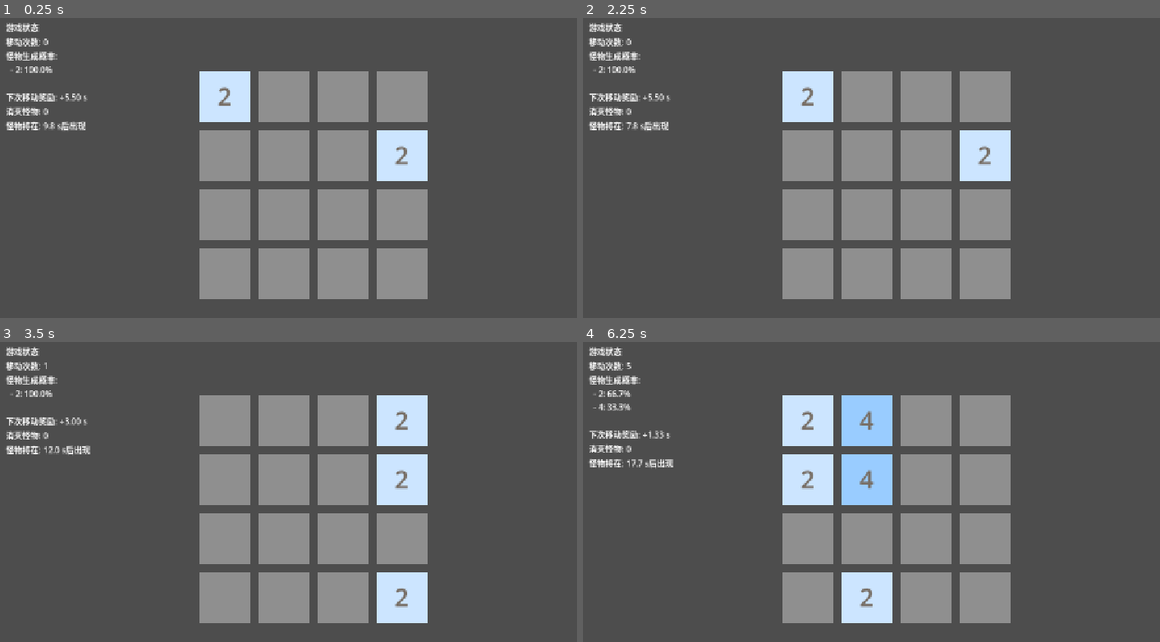
Above: before the commit, frames 1-4 (two rows, left to right).
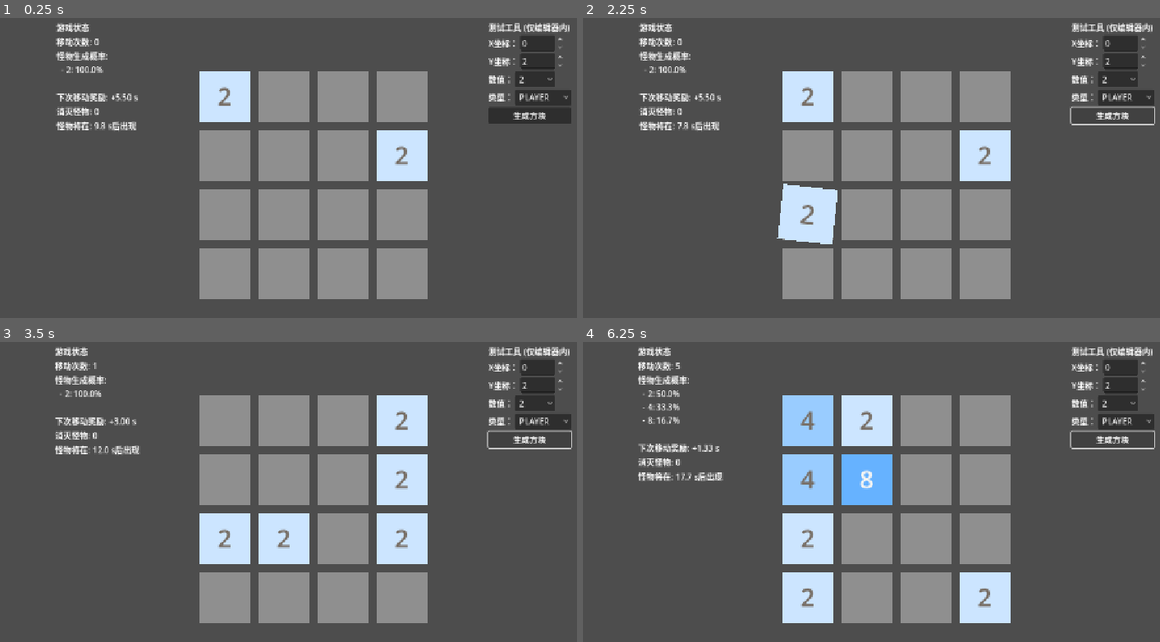
Above: after the commit, the same moments.

Repository: C76GN/2048-all-in-one
Game: Godot game, scene res://scenes/main.tscn
The game is run twice, just before and just after one commit, with the same random seed, the same clock (stepped at 60 frames per second) and the same inputs.
Inputs (mouse positions are in pixels of both pictures, inside the frame that each line leads up to):
- Up to frame 1 (0.25 s): no input
- Up to frame 2 (2.25 s): click (1119, 78) at 0.5 s, where only the run after the commit has a clickable "2"; click (1125, 96) at 1.25 s, where only the run after the commit has a clickable "PLAYER"; click (1113, 117) at 2 s, where only the run after the commit has a clickable "生成方块"
- Up to frame 3 (3.5 s): tap Enter at 2.75 s; hold D (move_right) from 2.78 s (still down)
- Up to frame 4 (6.25 s): tap Space at 3.5, 5 s; release D (move_right) at 3.53 s; hold S (move_down) 3.53-4.28 s; tap Enter at 4.25, 5.75 s; hold D (move_right) 4.28-5.03 s; hold W (move_up) 5.03-5.78 s; hold A (move_left) from 5.78 s (still down)

The runs differ from the first frame. In frame 1, 5.1% of the frame differs, in the area x 1-100%, y 1-38%; in frame 2, 6.4%; in frame 3, 11%; in frame 4, 17%, in the area x 1-100%, y 1-94%.

Commit message:
Add in-editor tile spawn test panel and function
Introduced a test panel in the editor for spawning tiles at specific positions with custom values and types. Added `spawn_specific_tile` to `game_board.gd` and related UI logic in `main.gd` to support this feature, improving debugging and testing capabilities. Minor scene structure changes to support the new panel.

Diff:
--- a/scenes/main.tscn
+++ b/scenes/main.tscn
@@ -32,27 +32,32 @@
 layout_mode = 2
 size_flags_horizontal = 3
 
-[node name="TitleLabel" type="Label" parent="MarginContainer/MainLayoutContainer/LeftPanel"]
+[node name="VBoxContainer" type="VBoxContainer" parent="MarginContainer/MainLayoutContainer/LeftPanel"]
+layout_mode = 2
+size_flags_horizontal = 4
+size_flags_vertical = 3
+
+[node name="TitleLabel" type="Label" parent="MarginContainer/MainLayoutContainer/LeftPanel/VBoxContainer"]
 layout_mode = 2
 text = "游戏状态"
 
-[node name="MoveCountLabel" type="Label" parent="MarginContainer/MainLayoutContainer/LeftPanel"]
+[node name="MoveCountLabel" type="Label" parent="MarginContainer/MainLayoutContainer/LeftPanel/VBoxContainer"]
 unique_name_in_owner = true
 layout_mode = 2
 
-[node name="MonsterSpawnLabel" type="Label" parent="MarginContainer/MainLayoutContainer/LeftPanel"]
+[node name="MonsterSpawnLabel" type="Label" parent="MarginContainer/MainLayoutContainer/LeftPanel/VBoxContainer"]
 unique_name_in_owner = true
 layout_mode = 2
 
-[node name="TimeBonusLabel" type="Label" parent="MarginContainer/MainLayoutContainer/LeftPanel"]
+[node name="TimeBonusLabel" type="Label" parent="MarginContainer/MainLayoutContainer/LeftPanel/VBoxContainer"]
 unique_name_in_owner = true
 layout_mode = 2
 
-[node name="KilledCountLabel" type="Label" parent="MarginContainer/MainLayoutContainer/LeftPanel"]
+[node name="KilledCountLabel" type="Label" parent="MarginContainer/MainLayoutContainer/LeftPanel/VBoxContainer"]
 unique_name_in_owner = true
 layout_mode = 2
 
-[node name="MonsterTimerLabel" type="Label" parent="MarginContainer/MainLayoutContainer/LeftPanel"]
+[node name="MonsterTimerLabel" type="Label" parent="MarginContainer/MainLayoutContainer/LeftPanel/VBoxContainer"]
 unique_name_in_owner = true
 layout_mode = 2
 text = "Spawning monster in..."
@@ -73,3 +78,76 @@
 [node name="RightPanel" type="Control" parent="MarginContainer/MainLayoutContainer"]
 layout_mode = 2
 size_flags_horizontal = 3
+
+[node name="TestPanel" type="VBoxContainer" parent="MarginContainer/MainLayoutContainer/RightPanel"]
+layout_mode = 1
+anchors_preset = 5
+anchor_left = 0.5
+anchor_right = 0.5
+offset_left = -80.5
+offset_right = 80.5
+offset_bottom = 198.0
+grow_horizontal = 2
+
+[node name="TitleLabel" type="Label" parent="MarginContainer/MainLayoutContainer/RightPanel/TestPanel"]
+layout_mode = 2
+text = "测试工具 (仅编辑器内)"
+
+[node name="HBoxContainer" type="HBoxContainer" parent="MarginContainer/MainLayoutContainer/RightPanel/TestPanel"]
+layout_mode = 2
+
+[node name="PosXSpinLabel" type="Label" parent="MarginContainer/MainLayoutContainer/RightPanel/TestPanel/HBoxContainer"]
+layout_mode = 2
+text = "X坐标："
+
+[node name="PosXSpinBox" type="SpinBox" parent="MarginContainer/MainLayoutContainer/RightPanel/TestPanel/HBoxContainer"]
+unique_name_in_owner = true
+layout_mode = 2
+max_value = 3.0
+
+[node name="HBoxContainer2" type="HBoxContainer" parent="MarginContainer/MainLayoutContainer/RightPanel/TestPanel"]
+layout_mode = 2
+
+[node name="PosYSpinLabel" type="Label" parent="MarginContainer/MainLayoutContainer/RightPanel/TestPanel/HBoxContainer2"]
+layout_mode = 2
+text = "Y坐标："
+
+[node name="PosYSpinBox" type="SpinBox" parent="MarginContainer/MainLayoutContainer/RightPanel/TestPanel/HBoxContainer2"]
+unique_name_in_owner = true
+layout_mode = 2
+min_value = 2.0
+value = 2.0
+allow_greater = true
+
+[node name="HBoxContainer3" type="HBoxContainer" parent="MarginContainer/MainLayoutContainer/RightPanel/TestPanel"]
+layout_mode = 2
+
+[node name="ValueOptionLabel" type="Label" parent="MarginContainer/MainLayoutContainer/RightPanel/TestPanel/HBoxContainer3"]
+layout_mode = 2
+text = "数值："
+
+[node name="ValueOptionButton" type="OptionButton" parent="MarginContainer/MainLayoutContainer/RightPanel/TestPanel/HBoxContainer3"]
+unique_name_in_owner = true
+layout_mode = 2
+
+[node name="HBoxContainer4" type="HBoxContainer" parent="MarginContainer/MainLayoutContainer/RightPanel/TestPanel"]
+layout_mode = 2
+
+[node name="TypeOptionLabel" type="Label" parent="MarginContainer/MainLayoutContainer/RightPanel/TestPanel/HBoxContainer4"]
+layout_mode = 2
+text = "类型："
+
+[node name="TypeOptionButton" type="OptionButton" parent="MarginContainer/MainLayoutContainer/RightPanel/TestPanel/HBoxContainer4"]
+unique_name_in_owner = true
+layout_mode = 2
+selected = 0
+item_count = 2
+popup/item_0/text = "PLAYER"
+popup/item_0/id = 0
+popup/item_1/text = "MONSTER"
+popup/item_1/id = 1
+
+[node name="SpawnButton" type="Button" parent="MarginContainer/MainLayoutContainer/RightPanel/TestPanel"]
+unique_name_in_owner = true
+layout_mode = 2
+text = "生成方块"
--- a/scripts/game_board.gd
+++ b/scripts/game_board.gd
@@ -156,6 +156,28 @@
 				max_val = tile.value
 	return max_val
 
+## 测试功能：在指定位置生成一个方块。
+## @param grid_pos: 要生成方块的网格坐标 (Vector2i)。
+## @param value: 方块的数值。
+## @param type: 方块的类型 (Tile.TileType.PLAYER 或 Tile.TileType.MONSTER)。
+func spawn_specific_tile(grid_pos: Vector2i, value: int, type: Tile.TileType) -> void:
+	# 检查坐标是否在棋盘范围内
+	if not (grid_pos.x >= 0 and grid_pos.x < GRID_SIZE and grid_pos.y >= 0 and grid_pos.y < GRID_SIZE):
+		print("Error: Spawn position is out of bounds.")
+		return
+
+	# 如果该位置已有方块，先将其移除
+	if grid[grid_pos.x][grid_pos.y] != null:
+		grid[grid_pos.x][grid_pos.y].queue_free()
+		grid[grid_pos.x][grid_pos.y] = null
+
+	var new_tile = TileScene.instantiate()
+	board_container.add_child(new_tile)
+	grid[grid_pos.x][grid_pos.y] = new_tile
+
+	new_tile.setup(value, type)
+	new_tile.position = _grid_to_pixel_center(grid_pos)
+	new_tile.animate_spawn()
 
 # --- 内部核心逻辑 ---
 # 这些函数是棋盘功能的具体实现，由公共接口或其他内部函数调用。
--- a/scripts/main.gd
+++ b/scripts/main.gd
@@ -26,6 +26,12 @@
 @onready var killed_count_label: Label = %KilledCountLabel
 @onready var time_bonus_label: Label = %TimeBonusLabel
 @onready var monster_spawn_label: Label = %MonsterSpawnLabel
+@onready var test_panel: VBoxContainer = $MarginContainer/MainLayoutContainer/RightPanel/TestPanel
+@onready var pos_x_spinbox: SpinBox = %PosXSpinBox
+@onready var pos_y_spinbox: SpinBox = %PosYSpinBox
+@onready var value_option_button: OptionButton = %ValueOptionButton
+@onready var type_option_button: OptionButton = %TypeOptionButton
+@onready var spawn_button: Button = %SpawnButton
 
 # --- 状态变量 ---
 
@@ -35,11 +41,9 @@
 # 怪物生成计时器对象。
 var monster_spawn_timer: Timer
 
-
 # Godot生命周期函数：当节点进入场景树时调用。
 func _ready() -> void:
 	# 建立与 GameBoard 信号的连接
-
 	game_board.move_made.connect(_on_game_board_move_made)
 	game_board.game_won.connect(_on_game_won)
 	game_board.game_lost.connect(_on_game_lost)
@@ -47,6 +51,8 @@
 
 	# 初始化并启动怪物生成计时器。
 	_setup_monster_timer()
+	# 根据环境显示测试工具
+	_initialize_test_tools()
 	# 游戏开始时，初始化一次所有UI显示
 	_update_stats_display()
 
@@ -75,6 +81,33 @@
 		# Main.gd 不关心移动的具体逻辑，只负责分派指令。
 		game_board.handle_move(direction)
 
+# 初始化测试工具的函数
+func _initialize_test_tools() -> void:
+	# 只有在Godot编辑器环境中运行时，才显示测试面板并连接信号
+	if OS.has_feature("editor"):
+		test_panel.visible = true
+		spawn_button.pressed.connect(_on_spawn_button_pressed)
+		# 动态填充数值下拉列表
+		var current_power_of_two = 2
+		while current_power_of_two <= 65536:
+			value_option_button.add_item(str(current_power_of_two))
+			current_power_of_two *= 2
+	else:
+		# 在导出后的游戏中，隐藏测试面板
+		test_panel.visible = false
+
+# 当“生成方块”按钮被点击时调用的函数
+func _on_spawn_button_pressed() -> void:
+	# 从UI控件获取所有输入值
+	var pos = Vector2i(int(pos_x_spinbox.value), int(pos_y_spinbox.value))
+	# 从下拉列表中获取选中的文本，并转换为整数
+	var value_text = value_option_button.get_item_text(value_option_button.selected)
+	var value = int(value_text)
+	var type_index = type_option_button.selected
+	var type = Tile.TileType.PLAYER if type_index == 0 else Tile.TileType.MONSTER
+
+	# 调用 game_board 的新函数来生成方块
+	game_board.spawn_specific_tile(pos, value, type)
 
 # --- 怪物生成逻辑 ---
 
@@ -125,7 +158,6 @@
 			return possible_values[i]
 
 	return 2 # 作为保底返回值。
-
 
 # --- 信号处理函数 ---
 # 这些函数响应来自 GameBoard 的信号。
@@ -198,7 +230,6 @@
 	var max_player_value = game_board.get_max_player_value()
 	if max_player_value <= 0:
 		return {"values": [2], "weights": [1]}
-
 	# 计算最大玩家数值是2的多少次幂（k）。
 	var k = int(log(max_player_value) / log(2))
 	if k < 1: k = 1
--- a/scripts/tile.gd
+++ b/scripts/tile.gd
@@ -3,6 +3,7 @@
 # 该脚本定义了棋盘上单个方块的行为和外观。
 # 每个方块节点都挂载此脚本，负责管理自身的数值、类型（玩家或怪物），
 # 并根据这些属性更新其背景颜色和显示的文本。
+class_name Tile
 extends Node2D
 
 # --- 枚举定义 ---
Not shown, changed: export_presets.cfg
